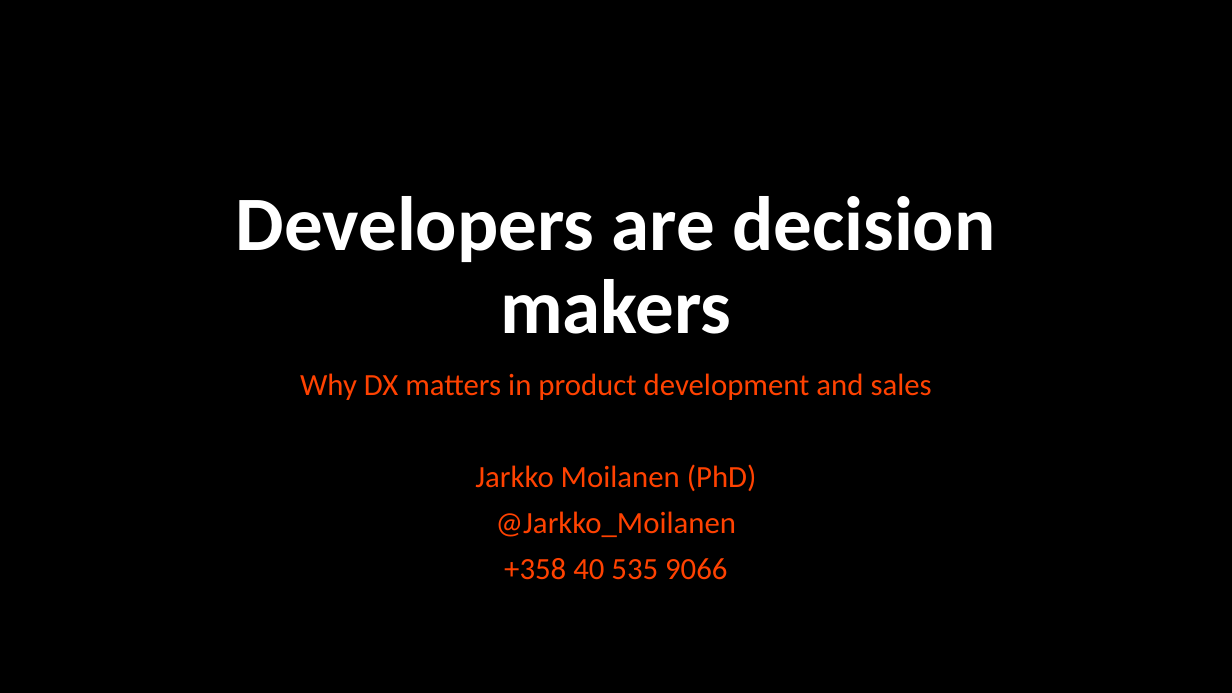
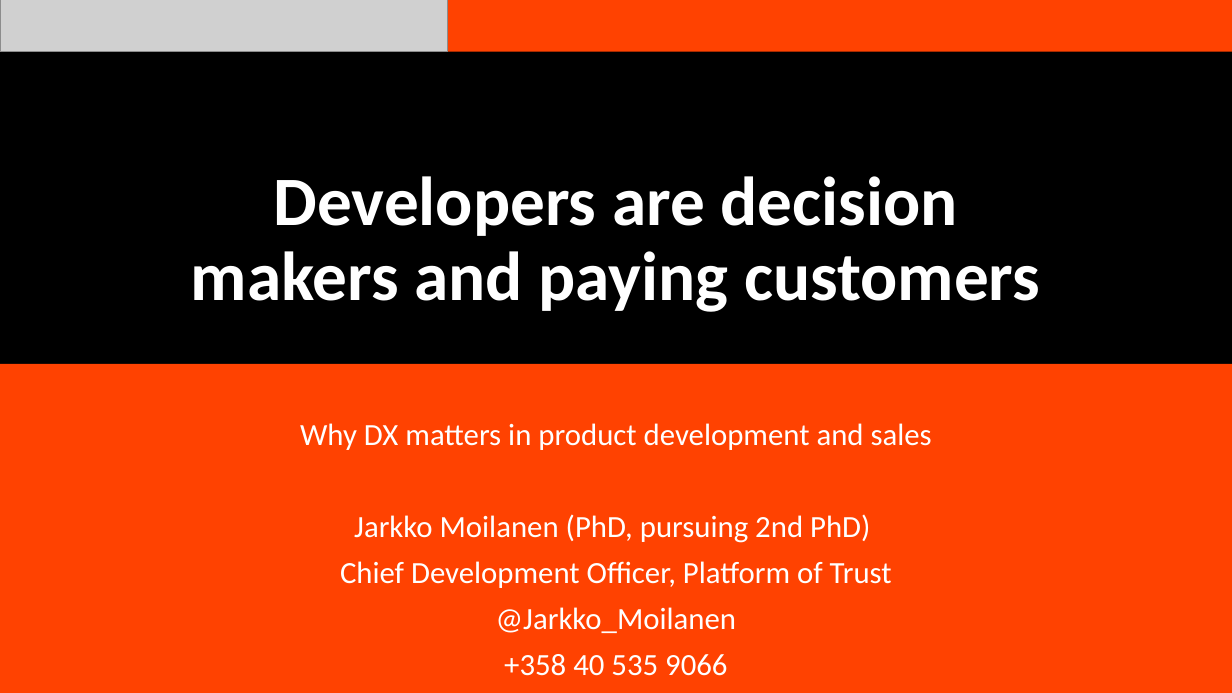
Before and after one commit to kyyberi/dxdoctor, a slide deck: slide 1 of presentations/issue-nov-2019.pptx. Drawn at 1232x693 pixels with LibreOffice and Linux fonts; fonts in the diff are those of the drawing; grey boxes stand for pictures. Boxes give left, top, right and bottom in pixels: in the first picture for what was removed or moved away, otherwise in the second. Text is boxed around its words. In the diff, an @@ line names an element or a change of style, - is before the commit and + after.

```diff
--- a/presentations/issue-nov-2019.pptx
+++ b/presentations/issue-nov-2019.pptx
@@ rectangle added at box(0, 0, 1232, 52), fill #FF4201 @@
@@ picture added at box(0, 0, 447, 52) @@
@@ title at box(191, 176, 1040, 312): text changed; size 60 to 54 pt @@
-Developers are decision makers
+Developers are decision makers and paying customers
@@ subtitle "Why DX matters in product ...": place and size @@
-subtitle "Why DX matters in product ..." at box(300, 373, 932, 580)
+subtitle "Why DX matters in product ..." at box(0, 364, 1232, 693)
@@ subtitle "Why DX matters in product ..." at box(0, 364, 1232, 693): fill none to #FF4201 @@
@@ subtitle at box(300, 423, 932, 676): text colour #FF4201 to #FFFFFF in "Why DX matters in product development and ...", "@Jarkko_Moilanen", "+358 40 535 9066" @@
@@ subtitle at box(340, 514, 892, 588): text changed; text colour #FF4201 to #FFFFFF @@
-Jarkko Moilanen (PhD)
+Jarkko Moilanen (PhD, pursuing 2nd PhD)
+Chief Development Officer, Platform of Trust
```
Also in this commit, not shown: 5 other slides changed, 11 slides added, 1 other file.
